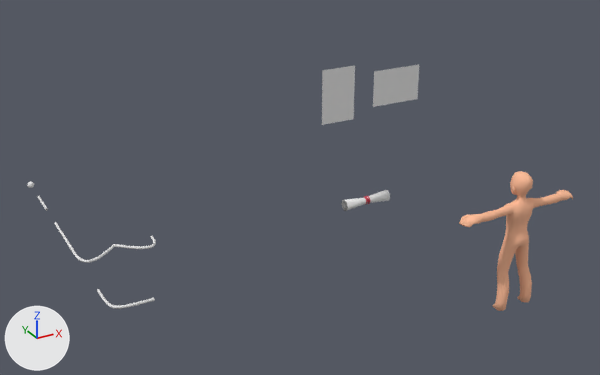
The FBX model Assets/Art/Models/Structures/Wall Mounts/Posters.fbx, before and after one commit.
Rendered twice from a 50 mm lens placed at (-5.98, -8.93, 4.96), pointed at (-1.19, -0.22, 0.61). The lights are fixed; the arrows at lower left show +X, +Y and +Z. Where no turn or scale is listed for an object, it has been applied to the vertices.

In view in the first picture: 'BezierCurve.009', 'BezierCurve.011', 'BezierCurve.012', 'BezierCurve.015', 'BezierCurve.016', 'Human', 'Poster Horizontal', 'Poster Vertical', 'Sphere'.
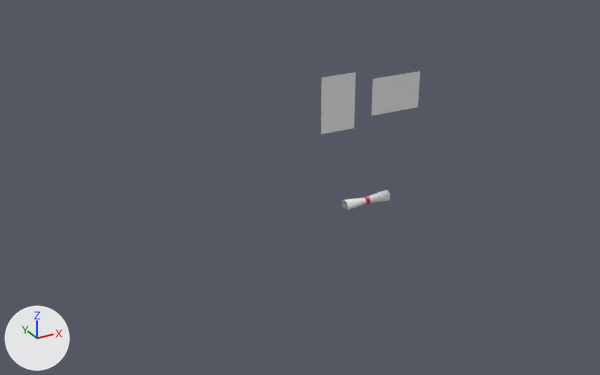
Diff of the bpy script that builds the scene:
```diff
--- a/Assets/Art/Models/Structures/Wall Mounts/Posters.fbx.py
+++ b/Assets/Art/Models/Structures/Wall Mounts/Posters.fbx.py
@@ me_plane_004 @@
 me_plane_004.from_pydata(...)  # 4 vertices, 1 face; spans x -0.402..0.402, y -0.199, z 1.134..1.67
 # used by ob_poster_horizontal; location = (1.0, 1.0, 0.0)
-me_plane_004.vertices[0].co = (0.402, -0.199, 1.67)  # pixel (419, 64)
-me_plane_004.vertices[1].co = (-0.402, -0.199, 1.67)  # pixel (374, 71)
-me_plane_004.vertices[2].co = (0.402, -0.199, 1.134)  # pixel (417, 98)
-me_plane_004.vertices[3].co = (-0.402, -0.199, 1.134)  # pixel (372, 106)
+# me_plane_004 part 2
+me_plane_004.vertices[0].co = (0.422, -0.199, 1.563)  # pixel (420, 71)
+me_plane_004.vertices[1].co = (-0.422, -0.199, 1.563)  # pixel (372, 78)
+me_plane_004.vertices[2].co = (0.422, -0.199, 1.0)  # pixel (418, 107)
+me_plane_004.vertices[3].co = (-0.422, -0.199, 1.0)  # pixel (371, 115)
 me_plane_004.materials.append(mat_poster)
@@ me_plane_017 @@
 me_plane_017.from_pydata(...)  # 4 vertices, 1 face; spans x -0.268..0.268, y -0.199, z 1.0..1.804
 # used by ob_poster_vertical; location = (0.0, 1.0, 0.0)
-me_plane_017.vertices[0].co = (-0.268, -0.199, 1.804)  # pixel (322, 70)
-me_plane_017.vertices[1].co = (-0.268, -0.199, 1.0)  # pixel (321, 125)
-me_plane_017.vertices[2].co = (0.268, -0.199, 1.804)  # pixel (355, 65)
-me_plane_017.vertices[3].co = (0.268, -0.199, 1.0)  # pixel (353, 119)
+# me_plane_017 part 1
+me_plane_017.vertices[0].co = (-0.281, -0.199, 1.704)  # pixel (321, 77)
+me_plane_017.vertices[1].co = (-0.281, -0.199, 0.86)  # pixel (320, 134)
+me_plane_017.vertices[2].co = (0.281, -0.199, 1.704)  # pixel (355, 72)
+me_plane_017.vertices[3].co = (0.281, -0.199, 0.86)  # pixel (354, 128)
 me_plane_017.materials.append(mat_poster)
@@ ob_beziercurve_012 @@
-ob_beziercurve_012 = bpy.data.objects.new('BezierCurve.012', me_beziercurve_026)
-ob_beziercurve_012.location = (-4.0, 2.0, 0.0)
@@ ob_beziercurve_016 @@
-ob_beziercurve_016 = bpy.data.objects.new('BezierCurve.016', me_beziercurve_030)
-ob_beziercurve_016.location = (-3.0, 0.0, 0.0)
@@ ob_beziercurve_009 @@
-ob_beziercurve_009 = bpy.data.objects.new('BezierCurve.009', me_beziercurve_024)
-ob_beziercurve_009.location = (-4.0, -1.0, 0.0)
@@ ob_beziercurve_015 @@
-ob_beziercurve_015 = bpy.data.objects.new('BezierCurve.015', me_beziercurve_029)
-ob_beziercurve_015.location = (-4.0, 0.0, 0.0)
-ob_beziercurve_015.rotation_euler = (3.142, 0.0, 0.0)  # degrees (180, 0, 0)
-ob_beziercurve_015.scale = (-0.5, -0.5, -0.5)
@@ ob_beziercurve_011 @@
-ob_beziercurve_011 = bpy.data.objects.new('BezierCurve.011', me_beziercurve_025)
-ob_beziercurve_011.location = (-4.0, 1.0, 0.0)
@@ ob_human @@
-ob_human = bpy.data.objects.new('Human', me_body_036)
-ob_human.location = (0.0, -3.0, 0.0)
@@ ob_sphere @@
-ob_sphere = bpy.data.objects.new('Sphere', me_sphere)
-ob_sphere.location = (-4.0, 3.0, 0.012)
```

Where the change shows, as pixel boxes (x1, y1, x2, y2) in the pictures (600 x 375 px):
'Human', deleted (brown)
    before: (459, 171, 573, 311)
'Poster Vertical', reshaped
    before: (322, 66, 355, 125)
    after: (321, 72, 356, 134)
'Poster Horizontal', reshaped (6% wider, 7% taller)
    before: (373, 65, 419, 107)
    after: (371, 71, 420, 116)
'BezierCurve.009', deleted
    before: (97, 289, 155, 309)
'BezierCurve.016', deleted
    before: (114, 236, 156, 249)
'BezierCurve.015', deleted
    before: (74, 244, 115, 263)
'BezierCurve.011', deleted
    before: (54, 222, 76, 254)
'BezierCurve.012', deleted
    before: (37, 196, 48, 211)
'Sphere', deleted
    before: (27, 181, 34, 188)
